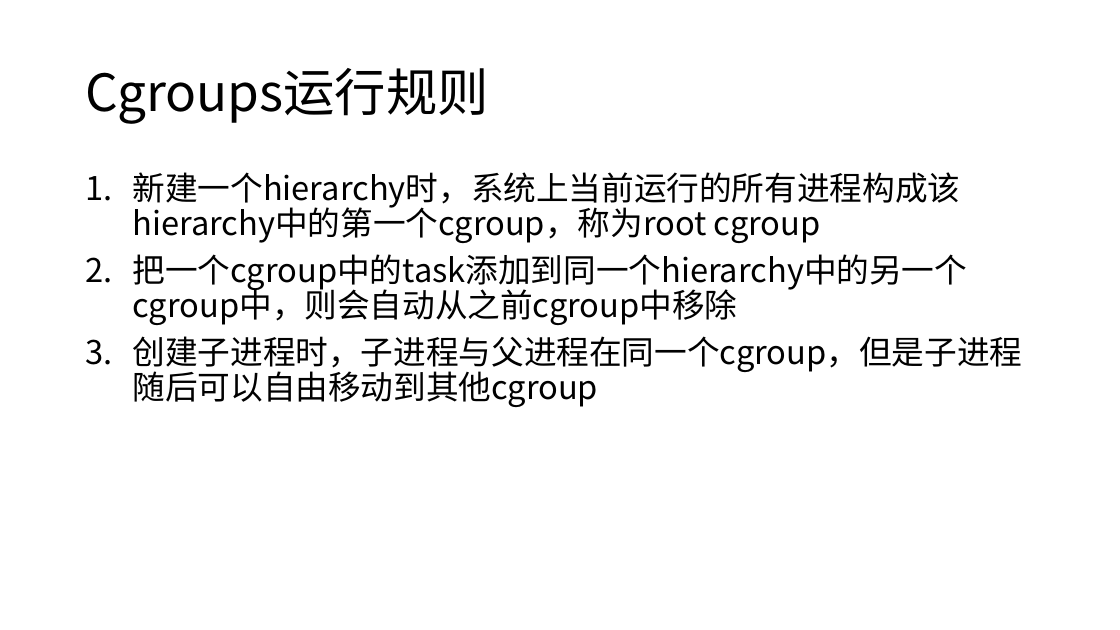
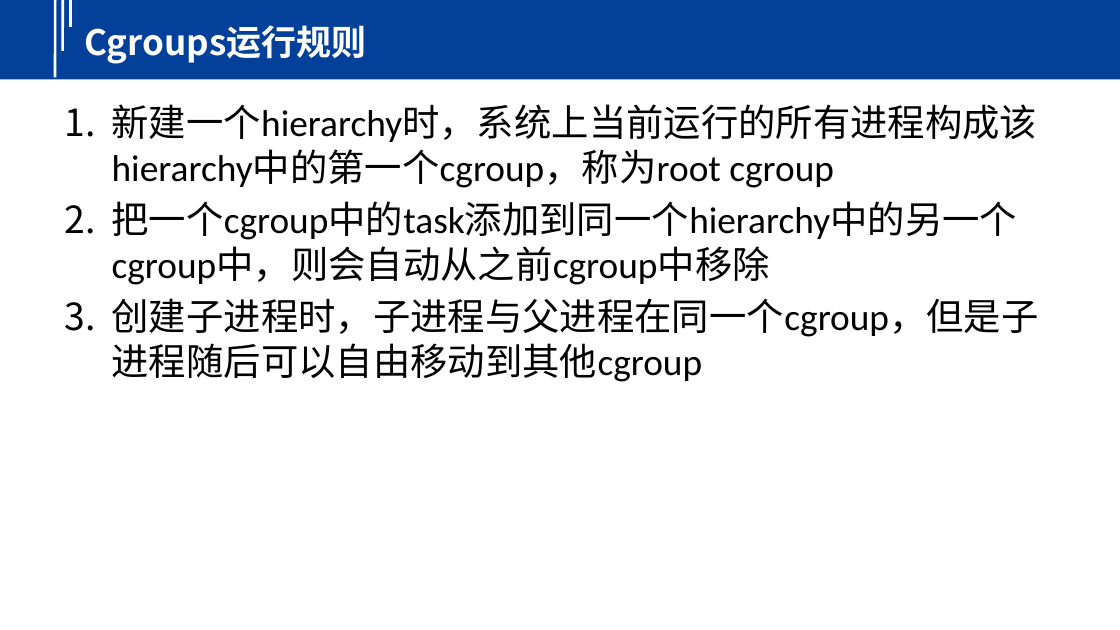
Before and after one commit to yindaheng98/Notebook, a slide deck: slide 6 of 学习笔记/Docker/Cgroups.pptx. Drawn at 1120x630 pixels with LibreOffice and Linux fonts; fonts in the diff are those of the drawing. Boxes give left, top, right and bottom in pixels: in the first picture for what was removed or moved away, otherwise in the second. Text is boxed around its words. In the diff, an @@ line names an element or a change of style, - is before the commit and + after.

```diff
--- a/学习笔记/Docker/Cgroups.pptx
+++ b/学习笔记/Docker/Cgroups.pptx
@@ group added at (0,0,1120,79): 3 lines, 1 rectangle @@
@@ title "Cgroups运行规则": place and size @@
-title "Cgroups运行规则" at (85,68,489,124)
+title "Cgroups运行规则" at (85,25,367,64)
@@ title "Cgroups运行规则" at (85,25,367,64): size 44 to 30 pt, text colour #000000 to #FFFFFF, bold on; line spacing 0.9 to 1 @@
@@ text "新建一个hierarchy时，系统上当前运行的所有进程构成该hierarchy中的第一个cgroup，称为root cg ...": place and size @@
-text "新建一个hierarchy时，系统上当前运行的所有进程构成该hierarchy中的第一个cgroup，称为root cg ..." at (133,172,1023,407)
+text "新建一个hierarchy时，系统上当前运行的所有进程构成该hierarchy中的第一个cgroup，称为root cg ..." at (112,104,1039,382)
@@ text "新建一个hierarchy时，系统上当前运行的所有进程构成该hierarchy中的第一个cgroup，称为root cg ..." at (112,104,1039,382): size 28 to 32 pt, font Noto Sans CJK SC to Calibri; line spacing 0.9 to 1; less space between paragraphs @@
```
Also in this commit, not shown: 9 other slides changed, 8 other files.
